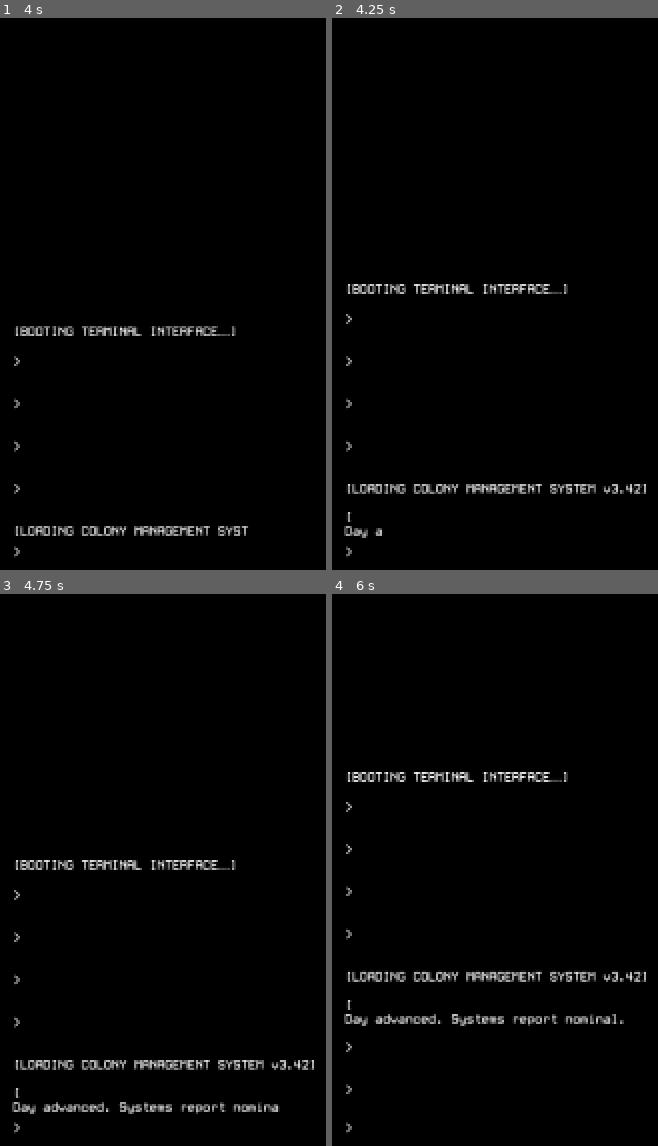
Above: before the commit, frames 1-4 (two rows, left to right).
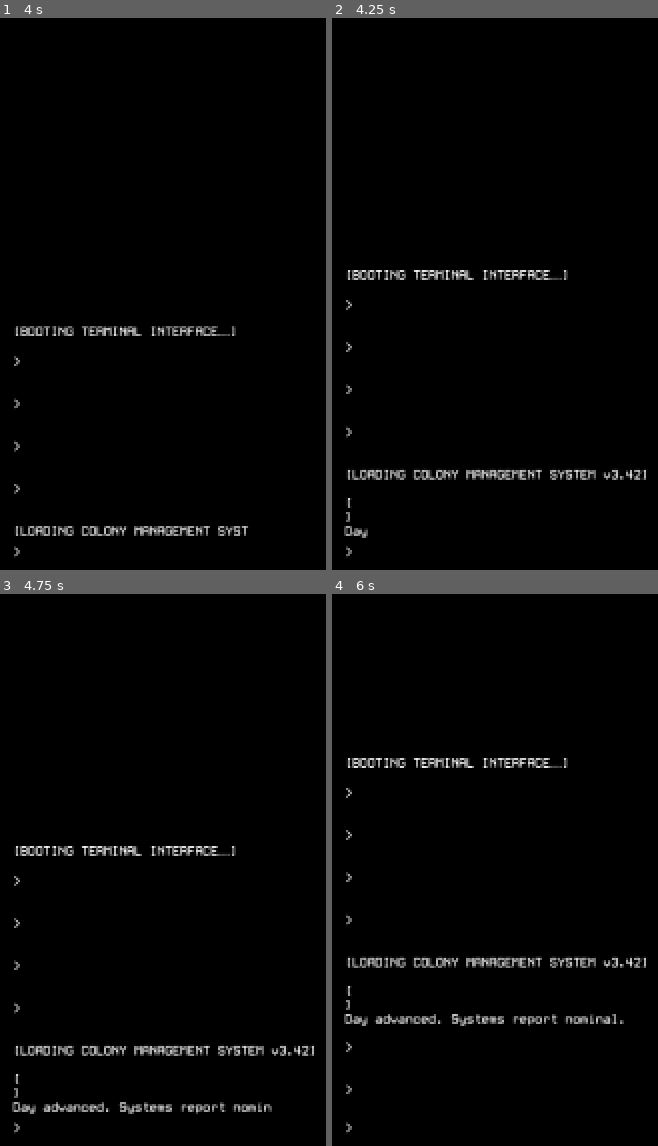
Above: after the commit, the same moments.

Repository: bsuster/Outpost-Equilibrium
Game: Godot game, scene res://scenes/levels/main_scene.tscn
Two runs of this game, one before a commit and one after it. Both use one fixed random seed, a clock stepped at 60 frames per second and the inputs below. Sound files missing from this copy of the repository are replaced by a short silence.
Inputs:
- Up to frame 1 (4 s): tap Enter (submit_input) at 0.5, 1.35, 2, 2.85 s; hold Enter (submit_input) 0.53-1.28 s; tap Space at 1.25, 2.75 s; hold Enter (submit_input) 2.03-2.78 s; hold Enter (submit_input) from 3.53 s (still down)
- Up to frame 2 (4.25 s): keep holding Enter (submit_input); tap Escape (skip) at 4.15 s
- Up to frame 3 (4.75 s): release Enter (submit_input) at 4.28 s; tap Enter (submit_input) at 4.35 s
- Up to frame 4 (6 s): hold Enter (submit_input) 5.03-5.78 s; tap Enter (submit_input) at 5.85 s

Frame 1 is identical in both runs. In frame 2, 4.0% of the frame differs, in the area x 4-97%, y 45-94%; in frame 3, 4.0%; in frame 4, 4.1%, in the area x 4-97%, y 29-76%.

Commit message:
Effect & event overhaul

Diff:
--- /dev/null
+++ b/data/commands.json
@@ -0,0 +1,115 @@
+{
+	"skip": {
+		"description": "Skips issuing a command for the day cycle. No actions are taken, but resource depletion continues.",
+		"success_text": ["You chose not to act. Systems continue to degrade."],
+		"failure_text": ["Unable to skip turn due to unresolved critical failure."],
+		"condition": "can_skip",
+		"effects": {
+			"update_power": -15,
+			"update_oxygen": -10,
+			"update_food": -5,
+			"update_day": 1
+		},
+	},
+	"status": {
+		"description": "Displays the current status of all primary systems and environmental conditions.",
+		"success_text": [],
+		"failure_text": [
+			"Unable to retrieve system status. Core telemetry offline."
+		],
+		"effects": {},
+		"condition": null,
+	},
+	"next": {
+		"description": "Advances time by one day. All systems consume resources based on base depletion rates and environmental effects.",
+		"success_text": [
+			"Day advanced. Systems report nominal.",
+			"Another day passes in silence.",
+			"Time moves forward, whether you're ready or not..."
+		],
+		"failure_text": [
+			"Time cannot progress until all critical systems are stabilized.",
+			"Warning: A system failure is imminent. Day cannot advance safely."
+		],
+		"effects": {
+			"update_power": -15,
+			"update_oxygen": -10,
+			"update_food": -5,
+			"update_day": 1
+		},
+		"condition": "can_advance_day"
+	},
+	"stabilize_air": {
+		"description": "Purges toxins and recycles breathable air to maintain colony atmosphere.",
+		"success_text": [
+			"Air scrubbers hum to life. Colonists breathe easier.\n[color=green][+15 Oxygen][/color]\n[color=red][-10 Power][/color]",
+			"Atmospheric systems stabilized. Breathing quality improved.\n[color=green][+15 Oxygen][/color]\n[color=red][-10 Power][/color]"
+		],
+		"failure_text": [
+			"Scrubbers failed to initialize. Manual override required."
+			],
+		"effects": {
+			"update_oxygen": 15,
+			"update_power": -10
+		},
+		"condition": "has_min_power_10"
+	},
+	"cultivate_crops": {
+		"description": "Routes CO2 into hydroponic systems to grow food.",
+		"success_text": [
+			"Hydroponic trays activated. Crops begin to flourish.\n[color=green][+20 Food][/color]\n[color=red][-5 Oxygen][/color]",
+			"Greenhouse systems rerouted. Food production initiated.\n[color=green][+20 Food][/color]\n[color=red][-5 Oxygen][/color]"
+		],
+		"failure_text": [
+			"The crops have been infected by unkown contageon"
+		],
+		"effects": {
+			"update_food": 20,
+			"update_oxygen": -5
+		},
+		"condition": "has_min_air_5"
+	},
+	"deploy_panels": {
+		"description": "Extends solar panels to generate power. Ineffective during dust storms.",
+		"success_text": [
+			"Panels deployed. Power flowing to the grid.\n[color=green][+20 Power][/color]",
+			"Solar collectors fully extended. Energy levels rising.\n[color=green][+20 Power][/color]"
+		],
+		"failure_text": [
+			"Dust storm interference. No sunlight. Panels remain offline."
+		],
+		"effects": {
+			"update_power": 20
+		},
+		"condition": "deploy_panels_enabled",
+	},
+	"exit": {
+		"description": "Abandon your post and commit yourself and all those aboard your station to the void.",
+		"success_text": [
+			"Are you sure you wish to abandon your post?\n[color=red][YES][/color] or [color=green][NO][/color]"
+		],
+		"condition": null,
+	},
+	"yes": {
+		"description": "exclude",
+		"success_text": [""],
+		"condition": null,
+	},
+	"no": {
+		"description": "exclude",
+		"success_text": [""],
+		"condition": null,
+	},
+	"help": {
+		"description": "Display this help message.",
+		"success_text": [],
+		"condition": null,
+	},
+	"restart": {
+		"name": "restart",
+		"description": "Resets the game to its initial state.",
+		"success_text": "System reboot initialized. Good luck, Commander.",
+		"failure_text": "Unable to restart. Try again.",
+		"conditions": ["can_restart"]
+	},
+}
--- /dev/null
+++ b/data/events.json
@@ -0,0 +1,86 @@
+{
+	"dust_storm": {
+		"title": "Dust Storm",
+		"description": "Solar Dust Storm detected. Solar panels offline.",
+		"effects": {
+			"deploy_panels_disabled": {
+				"description": "Deploy Panels Disabled",
+				"value": true,
+			}
+		},
+		"duration": 2,
+		"is_removable": true
+	},
+	"oxygen_leak": {
+		"title": "Oxygen Leak",
+		"description": "A breach in a habitat dome is causing a slow loss of atmosphere.",
+		"effects": {
+			"update_oxygen": {
+					"description": "Oxygen",
+					"value":  -15
+				}
+		},
+		"duration": 1,
+		"is_removable": false
+	},
+	"food_shipment_delay": {
+		"title": "Food Shipment Delay",
+		"description": "Supply drop missed its scheduled arrival window.",
+		"effects": {
+			"update_food": {
+				"description": "Food",
+				"value": -5,
+			}
+		},
+		"duration": 1,
+		"is_removable": false
+	},
+	"solar_surge": {
+		"title": "Solar Surge",
+		"description": "An unexpected solar flare boosts power output temporarily.",
+		"effects": {
+			"update_power": {
+				"description": "Power",
+				"value": 10,
+			}
+		},
+		"duration": 1,
+		"is_removable": false
+	},
+	"bot_malfunction": {
+		"title": "Bot Malfunction",
+		"description": "Automated repair bots are down for diagnostics.",
+		"effects": {
+			"update_power": {
+					"description": "Power",
+					"value": -3,
+				},
+			"update_oxygen": {
+					"description": "Oxygen",
+					"value":  -2
+				},
+		},
+		"duration": 2,
+		"is_removable": false
+	},
+	"colony_celebration": {
+		"title": "Colony Celebration",
+		"description": "A morale boost event improves efficiency across systems.",
+		"effects": {
+			"update_power": {
+				"description": "Power",
+				"value": 5,
+			},
+			"update_oxygen": {
+					"description": "Oxygen",
+					"value":  5,
+				},
+			"update_food": {
+				"description": "Food",
+				"value": 5,
+			}
+		},
+		"duration": 1,
+		"is_removable": false
+	},
+}
--- a/project.godot
+++ b/project.godot
@@ -23,6 +23,7 @@
 SystemManager="*res://singletons/system_manager.gd"
 EventManager="*res://singletons/event_manager.gd"
 ConditionManager="*res://singletons/condition_manager.gd"
+EffectManager="*res://singletons/effect_manager.gd"
 CommandManager="*res://singletons/command_manager.gd"
 
 [display]
--- a/scenes/misc/command.gd
+++ b/scenes/misc/command.gd
@@ -22,7 +22,8 @@
 func run() -> String:
 	if not effects.is_empty():
 		for effect in effects:
-			SystemManager.apply_effect(effect, effects[effect])
+			var callable = EffectManager.get_callable_by_name(effect)
+			callable.call(effects[effect])
 		SystemManager.set_can_advance_day(true)
 
 	return get_success_text()
--- a/scenes/misc/event.gd
+++ b/scenes/misc/event.gd
@@ -6,26 +6,29 @@
 var description: String = ""
 var effects: Dictionary
 var duration: int # Number of days the effect lasts
+var is_removable: bool = false
 
-func _init(t: String, event: Dictionary) -> void:
-	title = t
+func _init(event: Dictionary) -> void:
 	for prop in event:
 		set(prop, event[prop])
-	#title = t
-	#description = d
-	#effects = m
 
 func apply_effects() -> void:
 	for effect in effects:
-		SystemManager.apply_effect(effect, true)
+		var callable = EffectManager.get_callable_by_name(effect)
+		callable.call(effects[effect].value)
 
 func remove_effects() -> void:
 	for effect in effects:
-		SystemManager.apply_effect(effect, false)
+		if not is_removable:
+			return
+		var callable = EffectManager.get_callable_by_name(effect)
+		callable.call(false)
 
 func clone() -> Event:
-	return Event.new(title, {
+	return Event.new({
+		"title": title,
 		"description": description,
 		"effects": effects,
-		"duration": duration
+		"duration": duration,
+		"is_removable": is_removable
 	})
--- a/scenes/misc/introduction.gd
+++ b/scenes/misc/introduction.gd
@@ -64,6 +64,8 @@
 		terminal.print_terminal_output(line)
 		await terminal.printing_done
 		if is_intro_canceled:
+			terminal.print_terminal_output("]")
+			await terminal.printing_done
 			finish_intro()
 			return
 		timer.start(3)
--- a/singletons/command_manager.gd
+++ b/singletons/command_manager.gd
@@ -8,7 +8,12 @@
 	_restore_data()
 
 func _restore_data():
-	commands = Globals.base_game_data["commands"]
+	var path = "res://data/commands.json"
+	if not FileAccess.file_exists(path):
+		return
+
+	var data_string = FileAccess.get_file_as_string(path)
+	commands = JSON.parse_string(data_string)
 	for command in commands:
 		var new_command = Command.new(command, commands[command])
 		if command == "help":
@@ -63,24 +68,23 @@
 			if not event.effects.is_empty():
 				output.append("    Effects")
 				for effect in event.effects:
-					output.append("       %s" % event.effects[effect])
+					output.append("       %s: %s" % [event.effects[effect].description, event.effects[effect].value])
 
 	output.append("=====================================")
 
 	return "\n".join(output)
 
 func get_help_message() -> String:
-	var _commands: Dictionary = Globals.base_game_data["commands"]
 	var output := []
 	output.append("=========================")
 	output.append(" AVAILABLE TERMINAL COMMANDS")
 	output.append("=========================")
 
-	var sorted_keys := _commands.keys()
+	var sorted_keys := commands.keys()
 	sorted_keys.sort()
 
 	for cmd in sorted_keys:
-		var desc = _commands[cmd].get("description")
+		var desc = commands[cmd].get("description")
 		if desc != "exclude":
 			output.append("- [color=green]" + cmd + "[/color]: " + desc)
 
--- a/singletons/condition_manager.gd
+++ b/singletons/condition_manager.gd
@@ -19,3 +19,6 @@
 
 func can_skip():
 	return not SystemManager.can_advance_day
+
+func can_restart():
+	return true
--- /dev/null
+++ b/singletons/effect_manager.gd
@@ -0,0 +1,21 @@
+extends Node
+
+func get_callable_by_name(callable_name: String) -> Callable:
+	if has_method(callable_name):
+		return Callable(self, callable_name)
+	return Callable()
+
+func update_power(value) -> void:
+	SystemManager.power += value
+
+func update_food(value) -> void:
+	SystemManager.food += value
+
+func update_oxygen(value) -> void:
+	SystemManager.oxygen += value
+
+func update_day(value) -> void:
+	SystemManager.day += value
+
+func deploy_panels_disabled(value) -> void:
+	SystemManager.apply_effect("deploy_panels_disabled", value)
--- a/singletons/event_manager.gd
+++ b/singletons/event_manager.gd
@@ -21,10 +21,15 @@
 	_restore_data()
 
 func _restore_data() -> void:
-	var event_data = Globals.base_game_data["events"]
+	var path = "res://data/events.json"
+	if not FileAccess.file_exists(path):
+		return
+
+	var data_string = FileAccess.get_file_as_string(path)
+	var event_data = JSON.parse_string(data_string)
 
 	for event in event_data:
-		var new_event: Event = Event.new(event, event_data[event])
+		var new_event: Event = Event.new(event_data[event])
 		events.append(new_event)
 
 func refresh_active_events():
@@ -36,16 +41,11 @@
 
 	randomize()
 	while randi_range(1, 4) == 1:
+		if available_events.is_empty():
+			return
 		var new_event: Event = available_events.pick_random().clone()
-		var is_event_active: bool = false
-		for active_event in active_events:
-			if active_event.title == new_event.title:
-				is_event_active = true
-			if is_event_active:
-				break
-		if not is_event_active:
-			active_events.append(new_event)
-			new_event.apply_effects()
+		active_events.append(new_event)
+		new_event.apply_effects()
 
 
 func get_random_event() -> Event:
--- a/singletons/system_manager.gd
+++ b/singletons/system_manager.gd
@@ -4,15 +4,15 @@
 
 var oxygen: int = 100:
 	set(new_value):
-		oxygen = new_value
+		oxygen = clamp(new_value, 0, 100)
 		_check_game_over()
 var food: int = 100:
 	set(new_value):
-		food = new_value
+		food = clamp(new_value, 0, 100)
 		_check_game_over()
 var power: int = 100:
 	set(new_value):
-		power = new_value
+		power = clamp(new_value, 0, 100)
 		_check_game_over()
 var day: int = 0:
 	set(new_value):
Not shown, added: singletons/effect_manager.gd.uid
